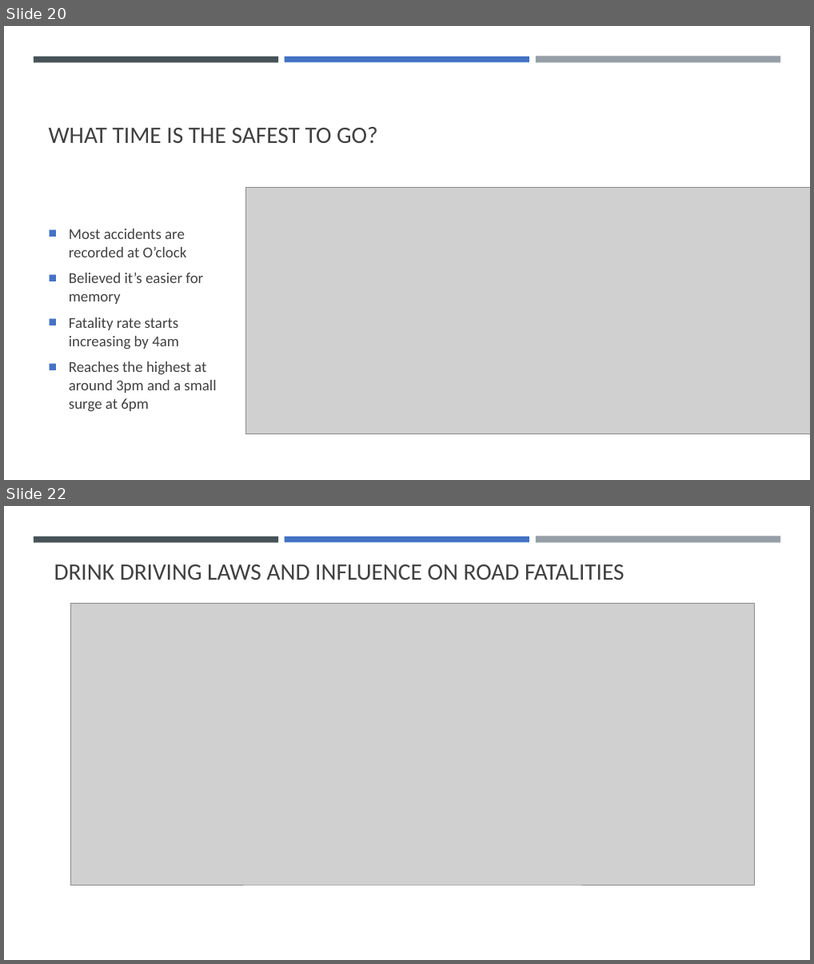
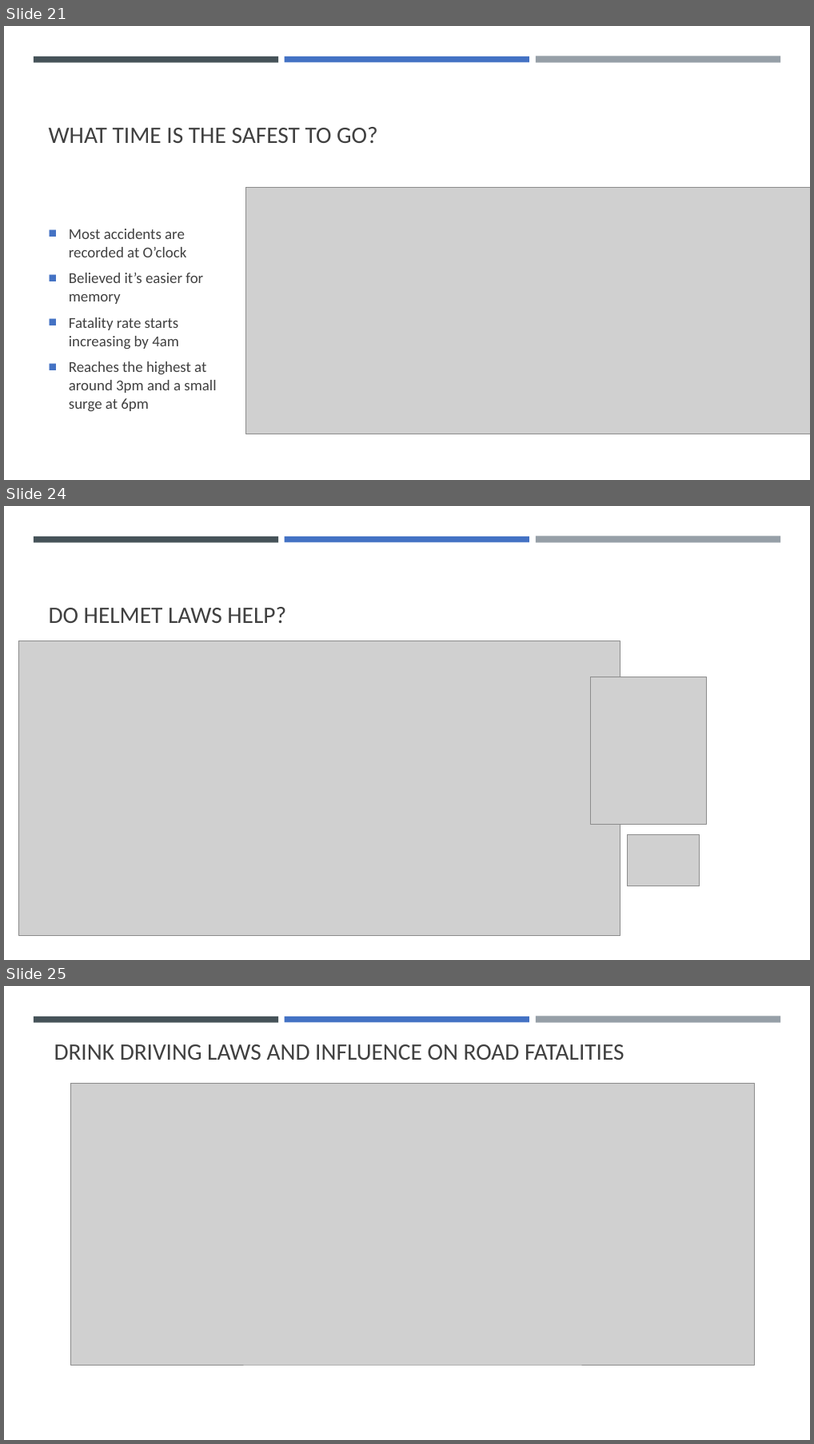
Before and after one commit to cyrusauyeungc/Project_01, a slide deck: output_data/Presentation.pptx. Shown one above the other, each under a label of ours: slides 20 and 22 before the commit, slides 21, 24 and 25 after it; the slides between them are not shown. The pictures are 814x964 and 814x1444 pixels, drawn with LibreOffice and Linux fonts; fonts in the diff are those of the drawing; grey boxes stand for pictures. Boxes give left, top, right and bottom in pixels: in the first picture for what was removed or moved away, otherwise in the second. Text is boxed around its words. In the diff, an @@ line names an element or a change of style, - is before the commit and + after.

Commit message:
ppt update

```diff
--- a/output_data/Presentation.pptx
+++ b/output_data/Presentation.pptx
@@ slide 24 added at (4,506,810,960), background #FFFFFF; not listed: 3 template elements that a slide beside it also shows @@
@@ title added at (49,607,286,623), 28 pt, text #404040 @@
+DO HELMET LAWS HELP?
@@ picture added at (18,640,621,935) @@
@@ picture added at (591,676,707,824) @@
@@ picture added at (628,835,700,886) @@
@@ what was slide 20 is now slide 21 @@
@@ what was slide 22 is now slide 25 @@
```
Also in this commit, not shown: 3 other slides added, 1 slide removed, 11 other files.
